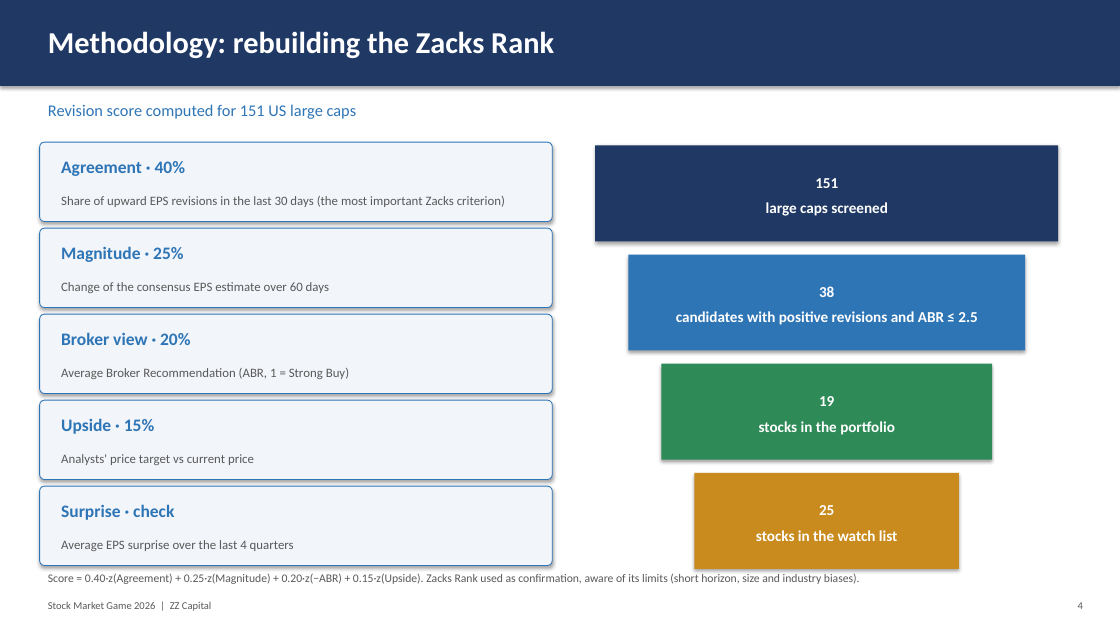
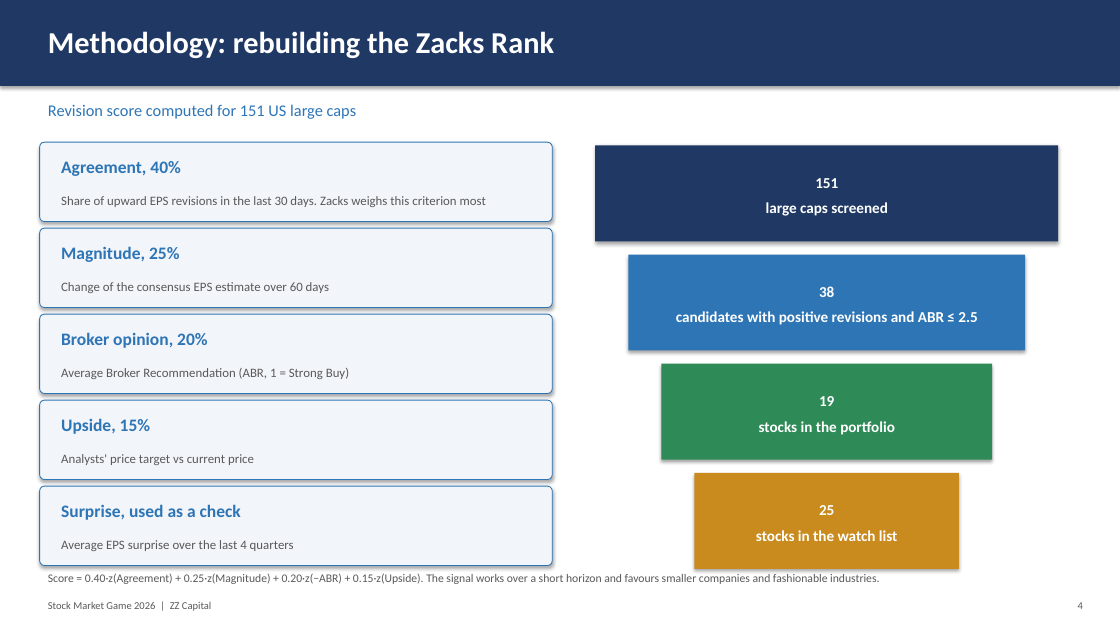
Before and after one commit to cristianozonta220405-afk/Uni, a slide deck: slide 4 of SMG/out/presentazione_strategia.pptx. Drawn at 1120x630 pixels with LibreOffice and Linux fonts; fonts in the diff are those of the drawing. Boxes give left, top, right and bottom in pixels: in the first picture for what was removed or moved away, otherwise in the second. Text is boxed around its words. In the diff, an @@ line names an element or a change of style, - is before the commit and + after.

```diff
--- a/SMG/out/presentazione_strategia.pptx
+++ b/SMG/out/presentazione_strategia.pptx
@@ text at (61, 161, 180, 176): text changed @@
-Agreement · 40%
+Agreement, 40%
@@ text at (61, 196, 486, 207): text changed @@
-Share of upward EPS revisions in the last 30 days (the most important Zacks criterion)
+Share of upward EPS revisions in the last 30 days. Zacks weighs this criterion most
@@ text at (61, 246, 179, 262): text changed @@
-Magnitude · 25%
+Magnitude, 25%
@@ text at (61, 332, 207, 348): text changed @@
-Broker view · 20%
+Broker opinion, 20%
@@ text at (61, 418, 150, 434): text changed @@
-Upside · 15%
+Upside, 15%
@@ text at (61, 504, 241, 520): text changed @@
-Surprise · check
+Surprise, used as a check
@@ text at (48, 573, 879, 584): text changed @@
-Score = 0.40·z(Agreement) + 0.25·z(Magnitude) + 0.20·z(−ABR) + 0.15·z(Upside). Zacks Rank used as confirmation, aware of its limits (short horizon, size and industry biases).
+Score = 0.40·z(Agreement) + 0.25·z(Magnitude) + 0.20·z(−ABR) + 0.15·z(Upside). The signal works over a short horizon and favours smaller companies and fashionable industries.
```
Also in this commit, not shown: 11 other slides changed, 1 other file.
